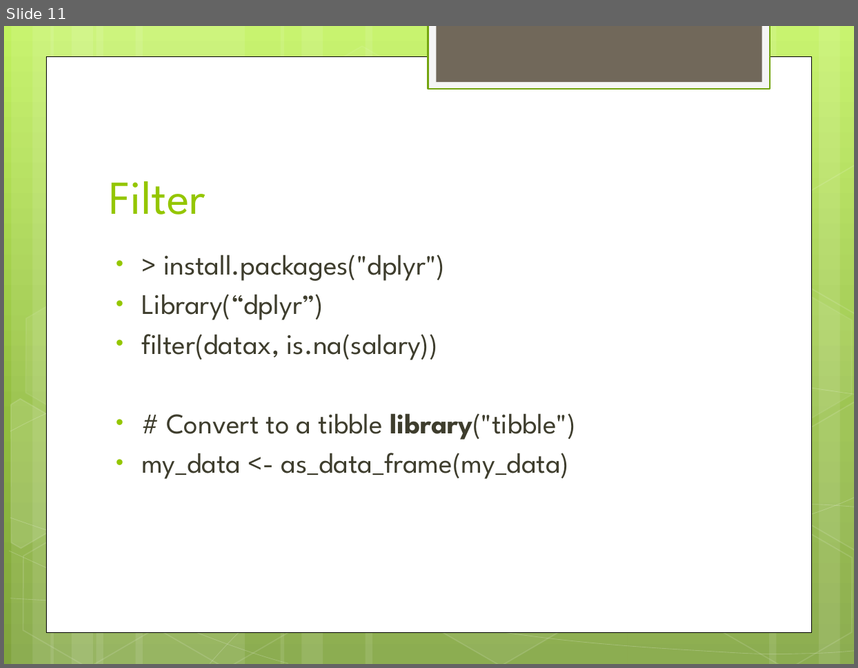
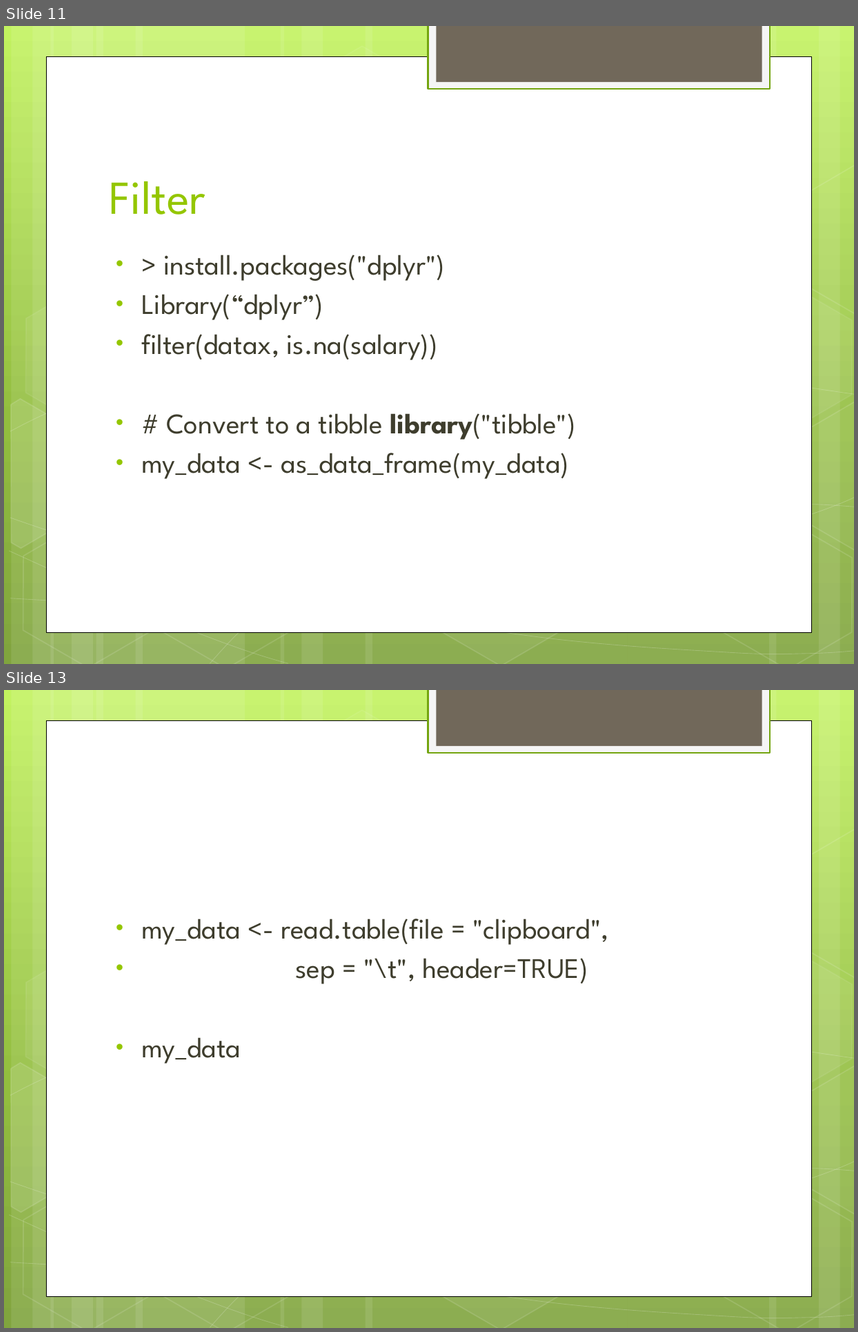
Before and after one commit to gpavankumar1974/Rnotes, a slide deck: RBasics/R CSV 11.pptx. Shown one above the other, each under a label of ours: slide 11 before the commit, slides 11 and 13 after it; the slides between them are not shown. The pictures are 858x668 and 858x1332 pixels, drawn with LibreOffice and Linux fonts; fonts in the diff are those of the drawing. Boxes give left, top, right and bottom in pixels: in the first picture for what was removed or moved away, otherwise in the second. Text is boxed around its words. In the diff, an @@ line names an element or a change of style, - is before the commit and + after.

```diff
--- a/RBasics/R CSV 11.pptx
+++ b/RBasics/R CSV 11.pptx
@@ slide 13 added at bbox=[4, 690, 854, 1328], background gradient #C3F35F to #93BF3F to #81A53E; not listed: 31 template elements that a slide beside it also shows @@
@@ text added at bbox=[141, 918, 608, 1063], 24 pt, text #3E3D2D @@
+• my_data <- read.table(file = "clipboard",
+• sep = "\t", header=TRUE)
+• my_data
```
Also in this commit, not shown: 1 other slide added, 1 other file.
